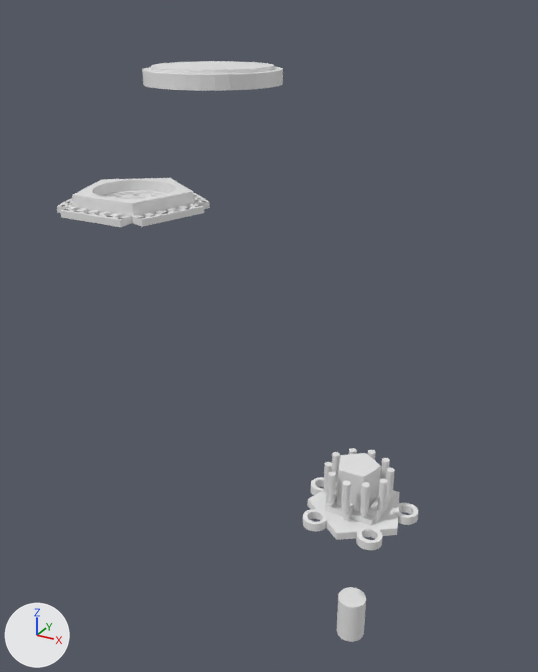
Renders of the Blender file blend/battery_plus_holder_plus_attiny85_weaving2.blend from each side of a commit.
Rendered twice from a 50 mm camera at (118.0, -144.9, 44.6) aimed at (28.4, 17.9, -36.8). Every picture has the same lights, and +X, +Y and +Z are marked at lower left.

The scene before the commit, as lines of its bpy script (objects in view):
```python
me_cube_008 = bpy.data.meshes.new('Cube.008')
me_cube_008.from_pydata(...)  # 56 vertices, 42 faces; spans x -19.83..-12.16, y -0.99..1.01, z -4.12..-2.12
me_cylinder_001 = bpy.data.meshes.new('Cylinder.001')
me_cylinder_001.from_pydata(...)  # 128 vertices, 68 faces; spans x -1.14..1.14, y -1.14..1.14, z -1.0..8.95
me_cylinder_002 = bpy.data.meshes.new('Cylinder.002')
me_cylinder_002.from_pydata(...)  # 320 vertices, 170 faces; spans x -8.6..8.5, y -7.4..9.1, z -1.0..1.0
me_cylinder_010 = bpy.data.meshes.new('Cylinder.010')
me_cylinder_010.from_pydata(...)  # 946 vertices, 481 faces; spans x -3.66..3.66, y -3.19..3.87, z -1.0..2.2
me_cylinder_010.materials.append(mat_material_003)  # white #e7e7e7
ob_battery = bpy.data.objects.new('battery', me_cylinder_001)
ob_battery.location = (0.0, 37.8, 29.9)
ob_battery.scale = (-16.8, -16.8, -0.48)
ob_cube_000 = bpy.data.objects.new('Cube.000', me_cube_008)
ob_cube_000.location = (0.1, 0.0, 2.7)
ob_cube_000.rotation_euler = (0.0, 0.0, 2.827)  # degrees (0, 0, 162)
ob_cube_000.scale = (0.83, 9.0, 0.83)
ob_cylinder_001 = bpy.data.objects.new('Cylinder.001', me_cylinder_010)
ob_cylinder_001.location = (63.4, 0.0, -68.6)
ob_cylinder_001.scale = (3.92, 3.92, 1.76)
ob_points_001 = bpy.data.objects.new('points.001', me_cylinder_002)
ob_points_001.location = (0.0, 0.0, 1.3)
ob_points_001.scale = (1.5, 1.5, 2.0)
# also in view: 'cut out' at (63.4, -0.2, -61.9); 'points' at (63.4, 0.0, -103.8); 'battery_holder' at (0.1, 1.7, 1.5); 'Cube.001' at (0.0, -13.3, 0.1)
```
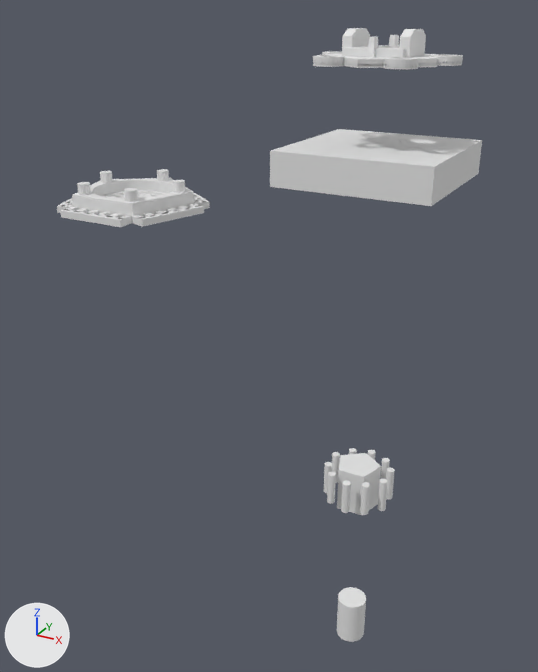
Pixel boxes (x1, y1, x2, y2) of what changed, in the pictures (538 x 672 px):
'Cube', added: after (270, 129, 482, 206)
'Cylinder.001', deleted: before (303, 474, 418, 550)
'upper', added: after (313, 28, 463, 69)
    faces in mat_material_000 (white #e7e7e7): (313, 28, 463, 67)
    faces in mat_material_003 (white #e7e7e7): (313, 61, 462, 69)
'battery', deleted: before (142, 61, 283, 91)
'points.001', moved (not visible before): after (77, 169, 185, 202)

The edits, one by one:
Material 'Material.000' (mat_material_000) is new.
Its base color is (0.8, 0.8, 0.8) (white #e7e7e7).
Mesh me_cylinder_010_1 is new.
It has 1903 vertices, 1005 faces and spans x -3.66..3.66, y -3.19..3.87, z 0.29..1.27.
Faces by material slot: [494, 511].
It uses material mat_material_003 (white #e7e7e7).
It uses material mat_material_000 (white #e7e7e7).
Mesh me_cube is new.
It is a box spanning x -1.0..1.0, y -1.0..1.0, z -1.0..1.0.
Object 'Cylinder.001' (ob_cylinder_001) is deleted.
Object 'points.001' (ob_points_001) moves from (0.0, 0.0, 1.3) to (0.0, 0.0, 4.3).
Object 'battery' (ob_battery) is deleted.
Object 'upper' (ob_upper) is new; it shows me_cylinder_010_1.
Its location is (63.4, 0.0, 33.0).
Its scale is (3.92, 3.92, 6.41).
Object 'Cube' (ob_cube) is new; it shows me_cube.
Its location is (63.9, -0.2, 16.0).
Its scale is (-16.3, -16.3, -3.48).
